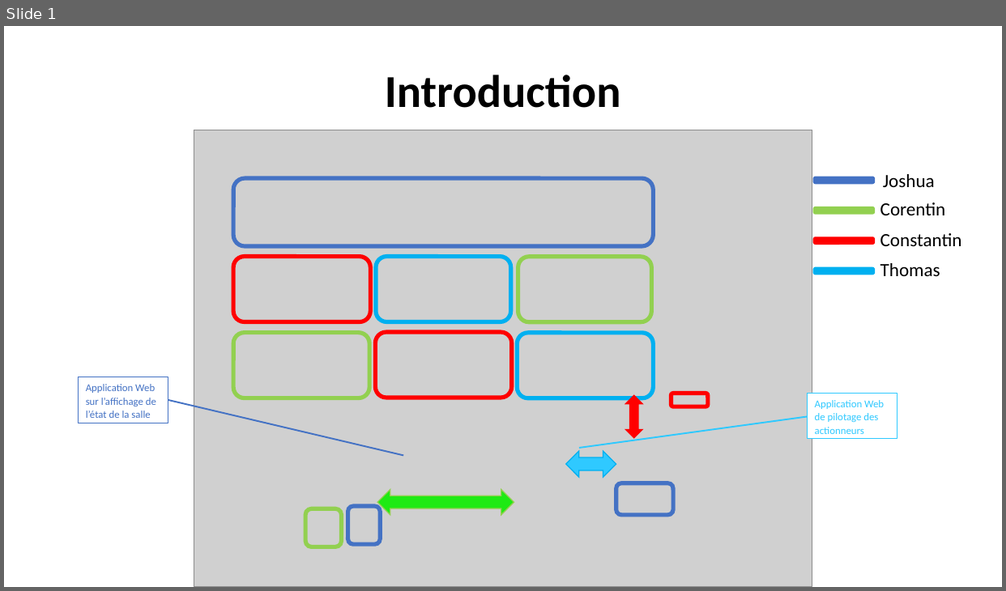
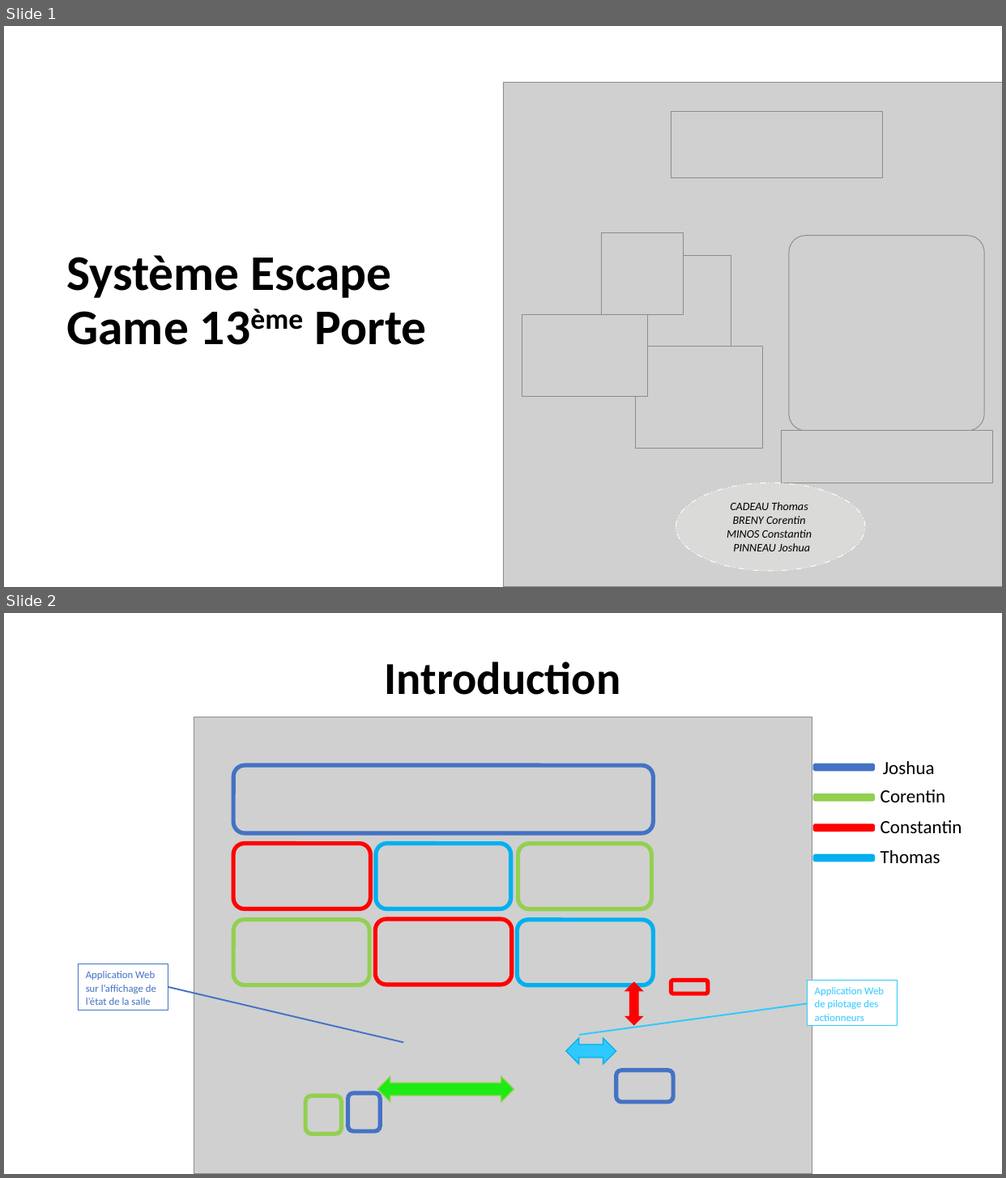
Before and after one commit to corentin-breny/Systeme_Escape_Game_13emePorte, a slide deck: Etudiants/Joshua/PremièreRevueDeProjet.pptx. Shown one above the other, each under a label of ours: slide 1 before the commit, slides 1 and 2 after it. The pictures are 1006x591 and 1006x1178 pixels, drawn with LibreOffice and Linux fonts; fonts in the diff are those of the drawing; grey boxes stand for pictures; background and template pictures are left out. Boxes give left, top, right and bottom in pixels: in the first picture for what was removed or moved away, otherwise in the second. Text is boxed around its words. In the diff, an @@ line names an element or a change of style, - is before the commit and + after.

```diff
--- a/Etudiants/Joshua/PremièreRevueDeProjet.pptx
+++ b/Etudiants/Joshua/PremièreRevueDeProjet.pptx
@@ slide 1 added at (4, 26, 1002, 587), background picture (left out) @@
@@ picture added at (503, 82, 1002, 587) @@
@@ picture added at (671, 111, 883, 178) @@
@@ picture added at (602, 233, 684, 315) @@
@@ picture added at (790, 236, 985, 431) @@
@@ text added at (66, 255, 426, 345), 48 pt, text #000000, bold @@
+Système Escape Game 13ème Porte
@@ picture added at (636, 255, 731, 350) @@
@@ picture added at (522, 315, 648, 396) @@
@@ picture added at (635, 347, 763, 449) @@
@@ picture added at (781, 431, 993, 484) @@
@@ ellipse added at (676, 484, 866, 572), fill #DADAD8, outline #FFFFFF 0.75 pt dashed, 11 pt, text #000000, italic @@
+CADEAU Thomas
+BRENY Corentin
+MINOS Constantin
+PINNEAU Joshua
@@ what was slide 1 is now slide 2 @@
```
Also in this commit, not shown: 1 other file.
